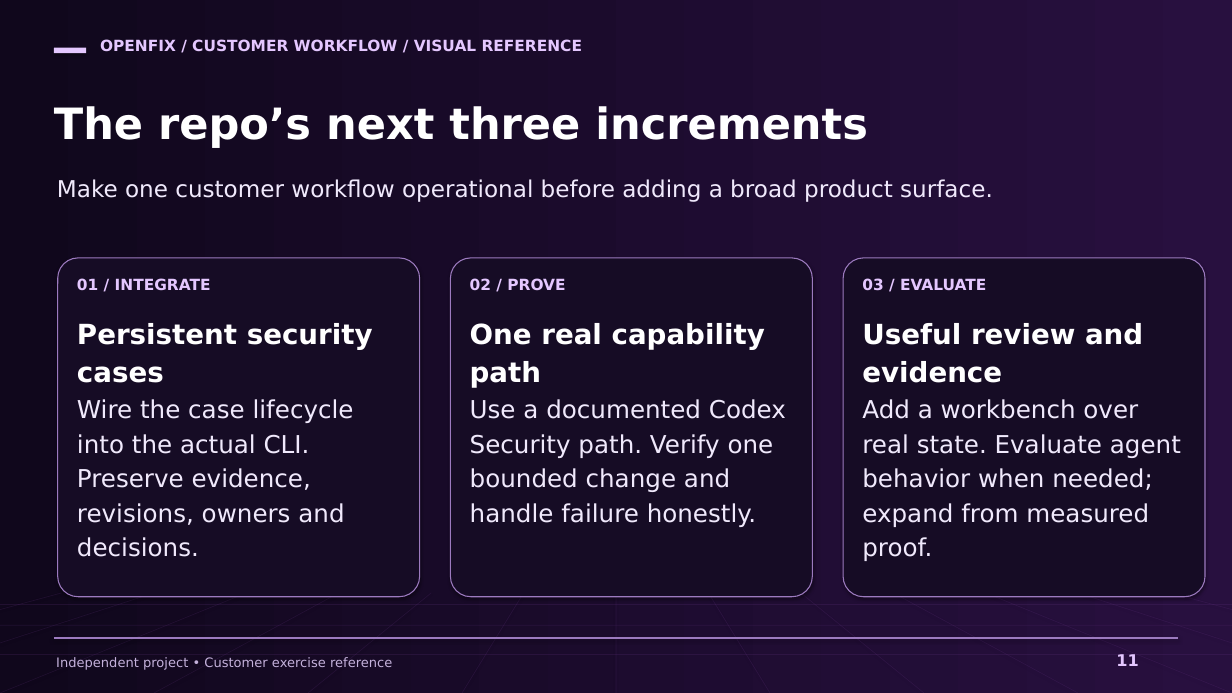
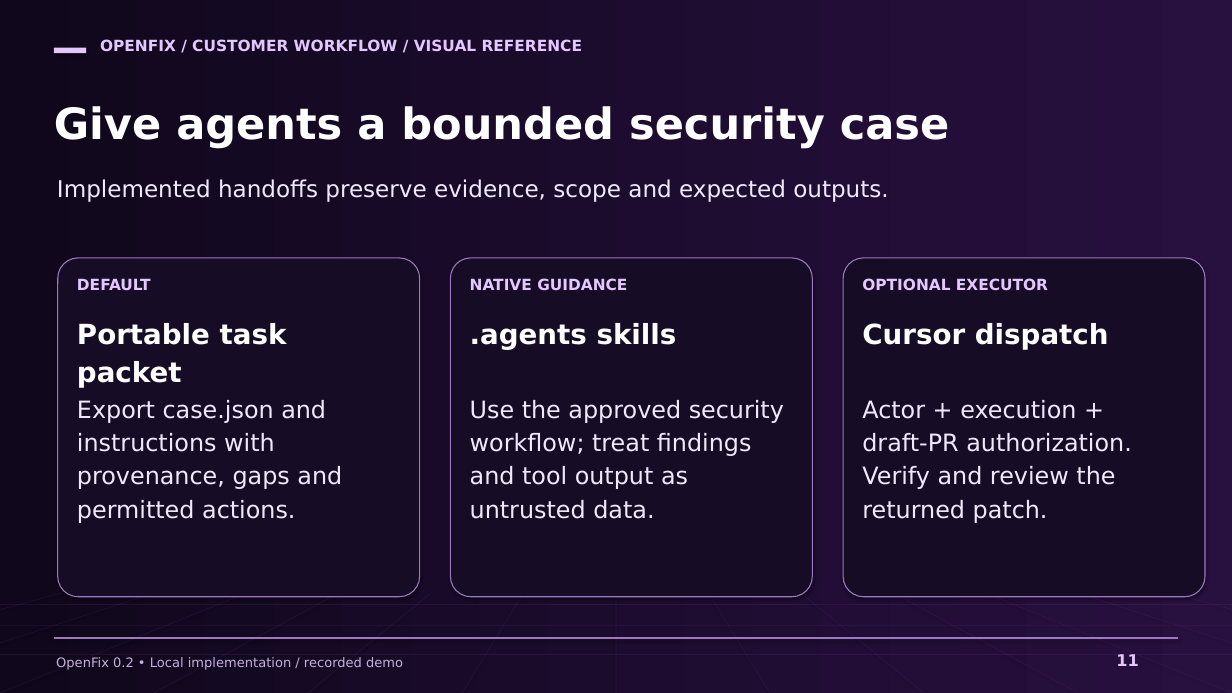
Before and after one commit to markusweldon/openfix, a slide deck: slide 11 of docs/prep/openfix-customer-workflow.pptx. Drawn at 1232x693 pixels with LibreOffice and Linux fonts; fonts in the diff are those of the drawing. Boxes give left, top, right and bottom in pixels: in the first picture for what was removed or moved away, otherwise in the second. Text is boxed around its words. In the diff, an @@ line names an element or a change of style, - is before the commit and + after.

Commit message:
Build OpenFix 0.2 findings intelligence and controlled remediation workflow
Integrate multi-source import, provenance-aware enrichment, persistent cases, scoped validation, exact-patch verification and review into the default CLI. Add a real local workbench, native-agent task packets, explicitly authorized Cursor draft publication, and a reproducible failure-path demo.

Refresh README, contracts, architecture, roadmap and the 16-slide purple visual pack. Validate with 44 tests, TypeScript checks, build and browser smoke checks.

```diff
--- a/docs/prep/openfix-customer-workflow.pptx
+++ b/docs/prep/openfix-customer-workflow.pptx
@@ text at bbox=[54, 106, 949, 148]: text changed @@
-The repo’s next three increments
+Give agents a bounded security case
@@ text at bbox=[57, 179, 888, 202]: text changed @@
-Make one customer workflow operational before adding a broad product surface.
+Implemented handoffs preserve evidence, scope and expected outputs.
@@ text at bbox=[77, 278, 151, 291]: text changed @@
-01 / INTEGRATE
+DEFAULT
@@ text at bbox=[470, 278, 627, 291]: text changed @@
-02 / PROVE
+NATIVE GUIDANCE
@@ text at bbox=[862, 278, 1048, 291]: text changed @@
-03 / EVALUATE
+OPTIONAL EXECUTOR
@@ text at bbox=[77, 323, 287, 388]: text changed @@
-Persistent security
-cases
+Portable task
+packet
@@ text at bbox=[470, 323, 677, 349]: text changed @@
-One real capability
-path
+.agents skills
@@ text at bbox=[862, 323, 1109, 349]: text changed @@
-Useful review and
-evidence
+Cursor dispatch
@@ text at bbox=[77, 400, 342, 523]: text changed; size 23 to 22.3 pt @@
-Wire the case lifecycle
-into the actual CLI.
-Preserve evidence,
-revisions, owners and
-decisions.
+Export case.json and
+instructions with
+provenance, gaps and
+permitted actions.
@@ text at bbox=[470, 400, 784, 519]: text changed; size 23 to 22.3 pt @@
-Use a documented Codex
-Security path. Verify one
-bounded change and
-handle failure honestly.
+Use the approved security
+workflow; treat findings
+and tool output as
+untrusted data.
@@ text at bbox=[862, 400, 1132, 523]: text changed; size 23 to 22.3 pt @@
-Add a workbench over
-real state. Evaluate agent
-behavior when needed;
-expand from measured
-proof.
+Actor + execution +
+draft-PR authorization.
+Verify and review the
+returned patch.
@@ text at bbox=[56, 657, 403, 670]: text changed @@
-Independent project • Customer exercise reference
+OpenFix 0.2 • Local implementation / recorded demo
```
Also in this commit, not shown: 7 other slides changed, 8 slides added, 8 slides removed, 56 other files.
